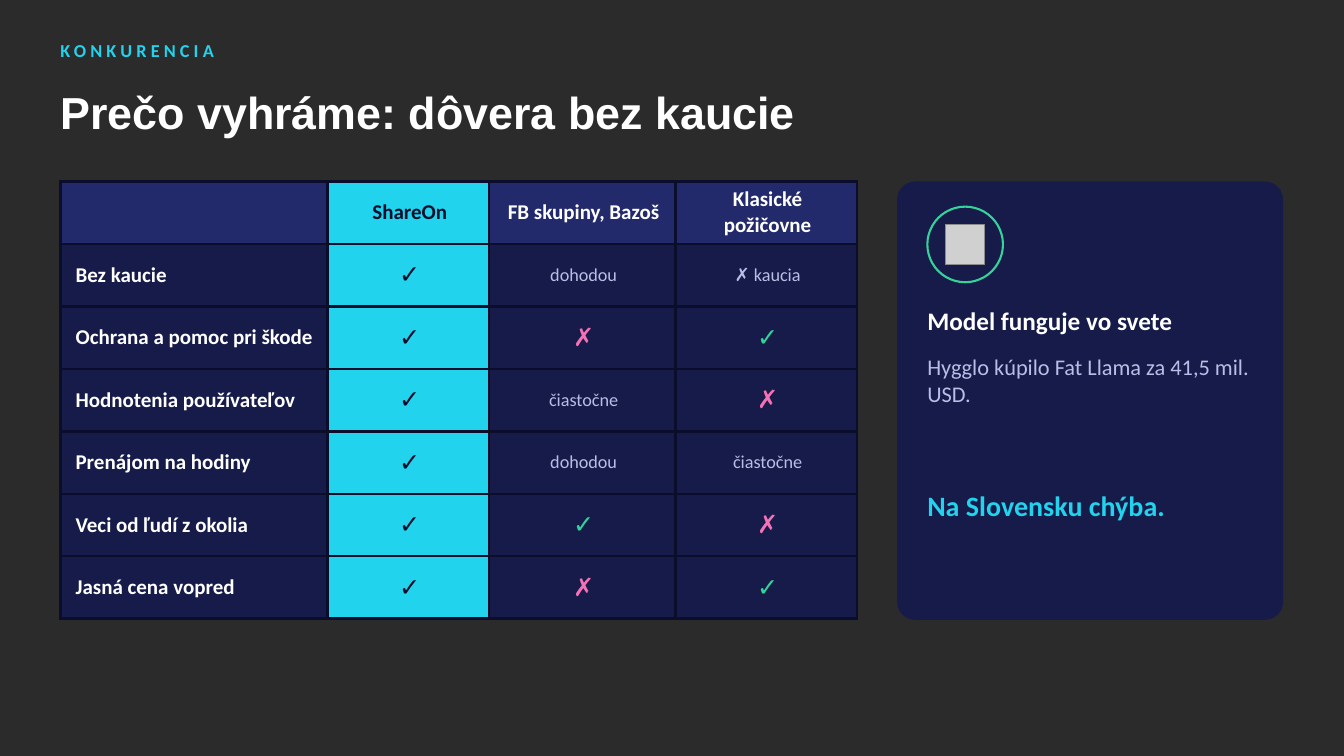
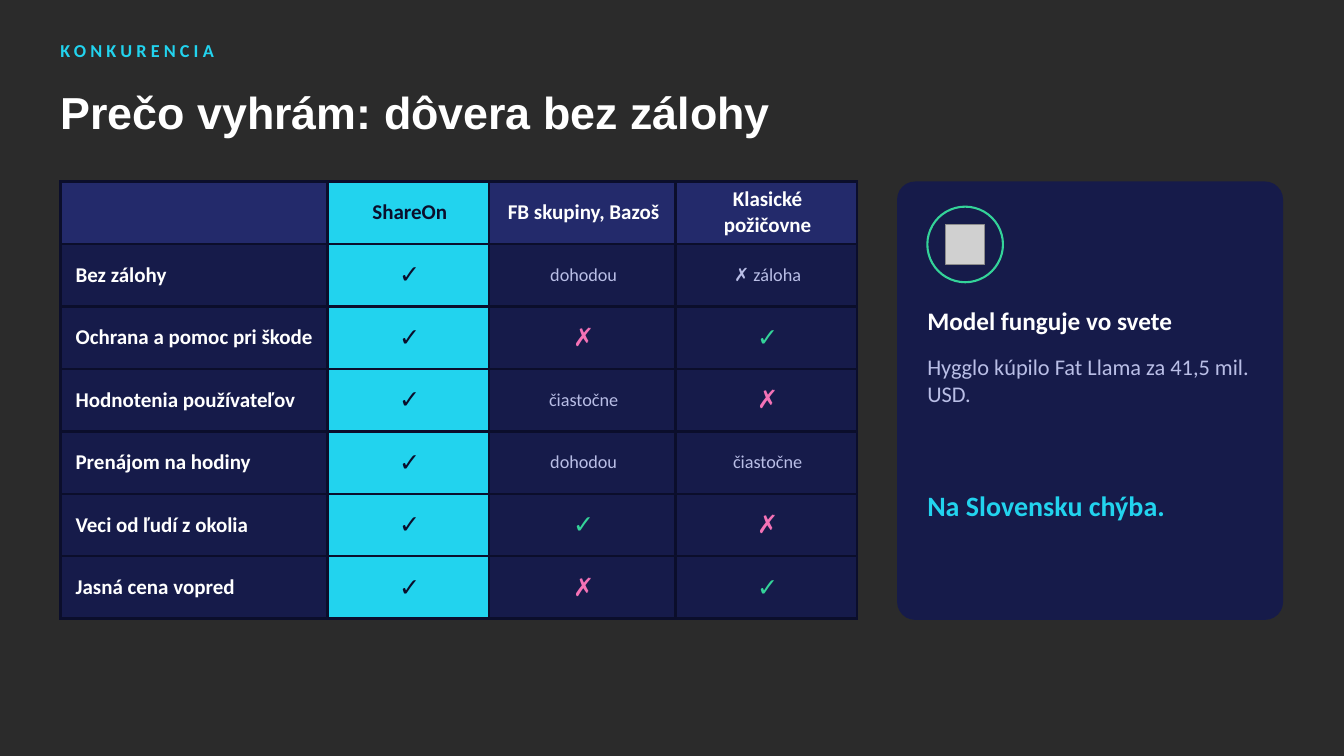
Before and after one commit to samueljurik5-web/shareon, a slide deck: slide 6 of docs/pitch/ShareOn-pitch-deck.pptx. Drawn at 1344x756 pixels with LibreOffice and Linux fonts; fonts in the diff are those of the drawing; grey boxes stand for pictures; background and template pictures are left out; a plain dark background stands for a picture behind light text. Boxes give left, top, right and bottom in pixels: in the first picture for what was removed or moved away, otherwise in the second. Text is boxed around its words. In the diff, an @@ line names an element or a change of style, - is before the commit and + after.

```diff
--- a/docs/pitch/ShareOn-pitch-deck.pptx
+++ b/docs/pitch/ShareOn-pitch-deck.pptx
@@ title at (60, 95, 769, 138): text changed @@
-Prečo vyhráme: dôvera bez kaucie
+Prečo vyhrám: dôvera bez zálohy
@@ table at (60, 181, 857, 602) @@
-row 2, column 1: Bez kaucie
+row 2, column 1: Bez zálohy
-row 2, column 4: ✗ kaucia
+row 2, column 4: ✗ záloha
```
Also in this commit, not shown: 9 other slides changed, 1 other file.
